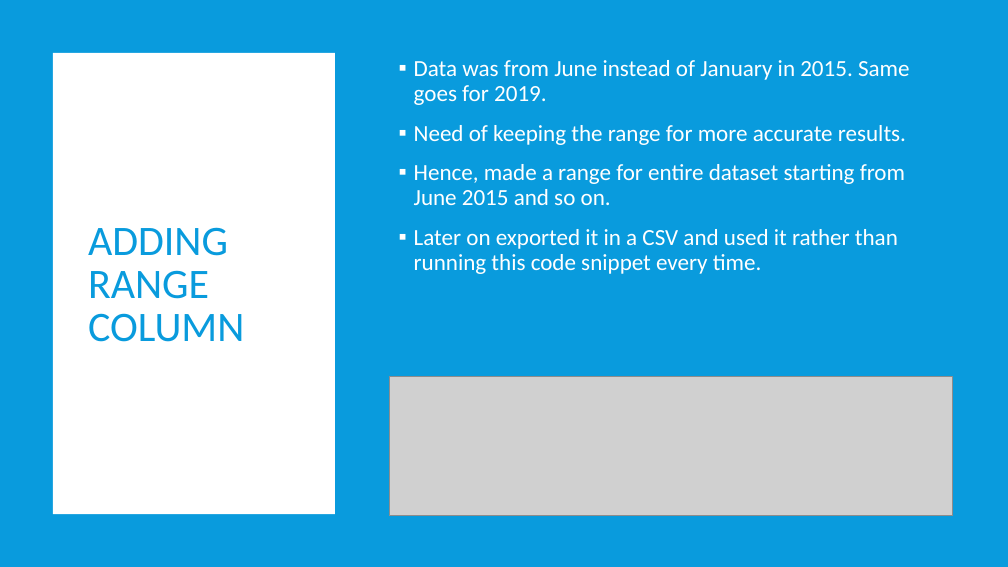
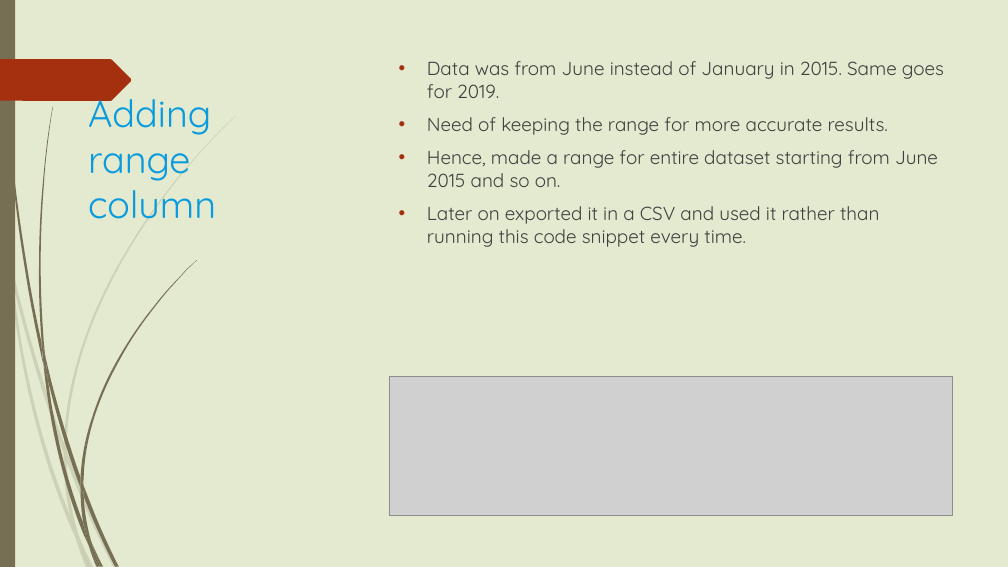
Before and after one commit to mitresh95/ImpactOfCrimeOnHousing, a slide deck: slide 10 of Presentation.pptx. Drawn at 1008x567 pixels with LibreOffice and Linux fonts; fonts in the diff are those of the drawing; grey boxes stand for pictures. Boxes give left, top, right and bottom in pixels: in the first picture for what was removed or moved away, otherwise in the second. Text is boxed around its words. In the diff, an @@ line names an element or a change of style, - is before the commit and + after.

```diff
--- a/Presentation.pptx
+++ b/Presentation.pptx
@@ background #099BDD to #E3EACF @@
@@ rectangle removed at [0, 14, 1008, 150] @@
@@ rectangle removed at [0, 0, 1008, 567] @@
@@ rectangle added at [0, 0, 15, 567], fill #766F54 @@
@@ freeform shape added at [0, 59, 132, 101], fill #A53010 @@
@@ rectangle removed at [53, 53, 335, 514] @@
@@ text "Data was from June instead ..." at [427, 61, 944, 247]: size 22 to 18 pt, font Calibri to Quicksand, text colour #FFFFFF to #404040; bullet ▪ to •; line spacing 0.9 to 1; less space between paragraphs; bullet colour #FFFFFF to #A53010 @@
@@ title "Adding range column" at [88, 88, 216, 219]: vertical alignment middle to top @@
@@ title at [88, 88, 216, 219]: text changed; size 40 to 36 pt; font Calibri to Quicksand @@
-ADDING RANGE COLUMN
+Adding range column
@@ group added at [0, 116, 236, 567]: 10 freeform shapes @@
@@ group added at [2, 0, 197, 567]: 12 freeform shapes @@
```
Also in this commit, not shown: 15 other slides changed.
